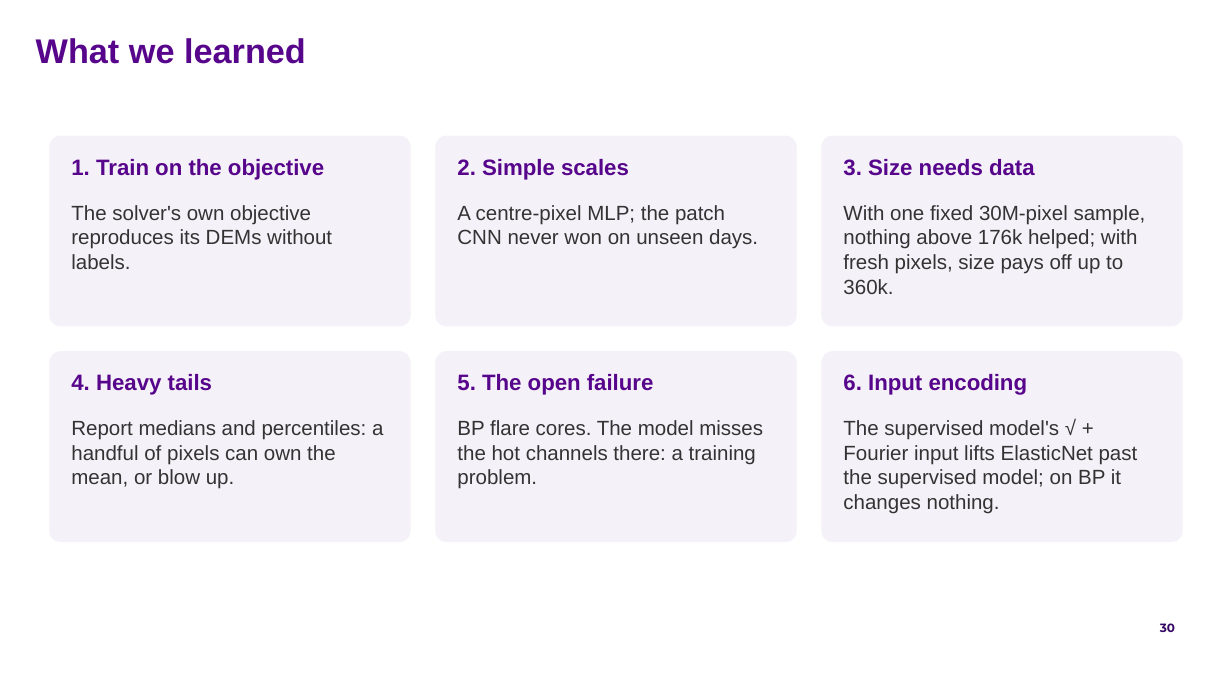
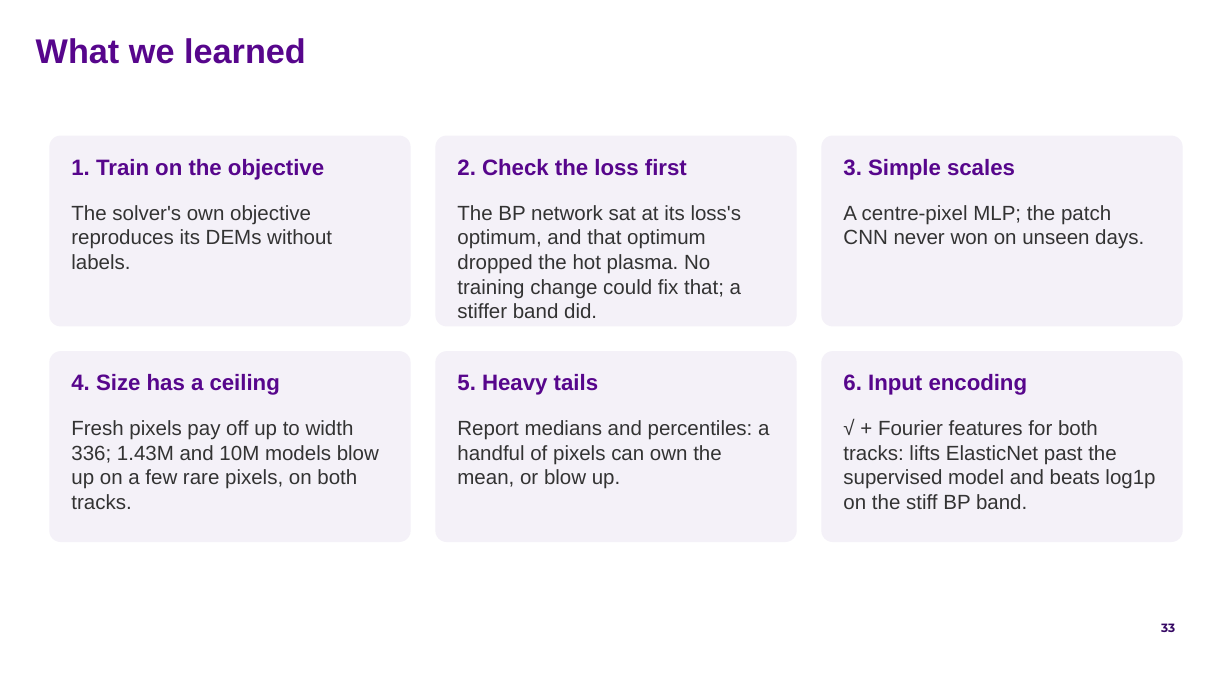
Before and after one commit to FruitPnchSamuraiG/solar-dem-inversion, a slide deck: slide 33 of slides/DEM_deck_v2.pptx (slide 30 before the commit). Drawn at 1232x693 pixels with LibreOffice and Linux fonts; fonts in the diff are those of the drawing; background and template pictures are left out. Boxes give left, top, right and bottom in pixels: in the first picture for what was removed or moved away, otherwise in the second. Text is boxed around its words. In the diff, an @@ line names an element or a change of style, - is before the commit and + after.

Commit message:
deck: rebuilt on the adopted stiff-band BP model; Part 7 is now the failure and the fix
Summary, model, loss (band weight mu), model-choice and results slides carry the
120 + 120 continued model. Part 7 has eight slides: the old failure, the
suggestions on the original loss, the objective-gap cause, the 616-vs-85 price,
the mu screen on validation, the stiff-band runs, flare cores now, what remains.
New-model figures in results/plots/22_adopted_bp_20261014 (README); outline synced;
STATE.md and CLAUDE.md record the revised BP final.

```diff
--- a/slides/DEM_deck_v2.pptx
+++ b/slides/DEM_deck_v2.pptx
@@ text at bbox=[457, 159, 687, 176]: text changed @@
-2. Simple scales
+2. Check the loss first
@@ text at bbox=[843, 159, 1015, 180]: text changed @@
-3. Size needs data
+3. Simple scales
@@ text at bbox=[457, 205, 742, 318]: text changed @@
-A centre-pixel MLP; the patch CNN never won on unseen days.
+The BP network sat at its loss's optimum, and that optimum dropped the hot plasma. No training change could fix that; a stiffer band did.
@@ text at bbox=[843, 205, 1144, 249]: text changed @@
-With one fixed 30M-pixel sample, nothing above 176k helped; with fresh pixels, size pays off up to 360k.
+A centre-pixel MLP; the patch CNN never won on unseen days.
@@ text at bbox=[71, 374, 280, 395]: text changed @@
-4. Heavy tails
+4. Size has a ceiling
@@ text at bbox=[457, 374, 598, 395]: text changed @@
-5. The open failure
+5. Heavy tails
@@ text at bbox=[71, 420, 379, 509]: text changed @@
-Report medians and percentiles: a handful of pixels can own the mean, or blow up.
+Fresh pixels pay off up to width 336; 1.43M and 10M models blow up on a few rare pixels, on both tracks.
@@ text at bbox=[457, 420, 769, 489]: text changed @@
-BP flare cores. The model misses the hot channels there: a training problem.
+Report medians and percentiles: a handful of pixels can own the mean, or blow up.
@@ text at bbox=[843, 420, 1155, 509]: text changed @@
-The supervised model's √ + Fourier input lifts ElasticNet past the supervised model; on BP it changes nothing.
+√ + Fourier features for both tracks: lifts ElasticNet past the supervised model and beats log1p on the stiff BP band.
@@ page number at bbox=[1161, 623, 1175, 632]: text changed @@
-30
+33
```
Also in this commit, not shown: 12 other slides changed, 8 slides added, 5 slides removed, 13 other files.
